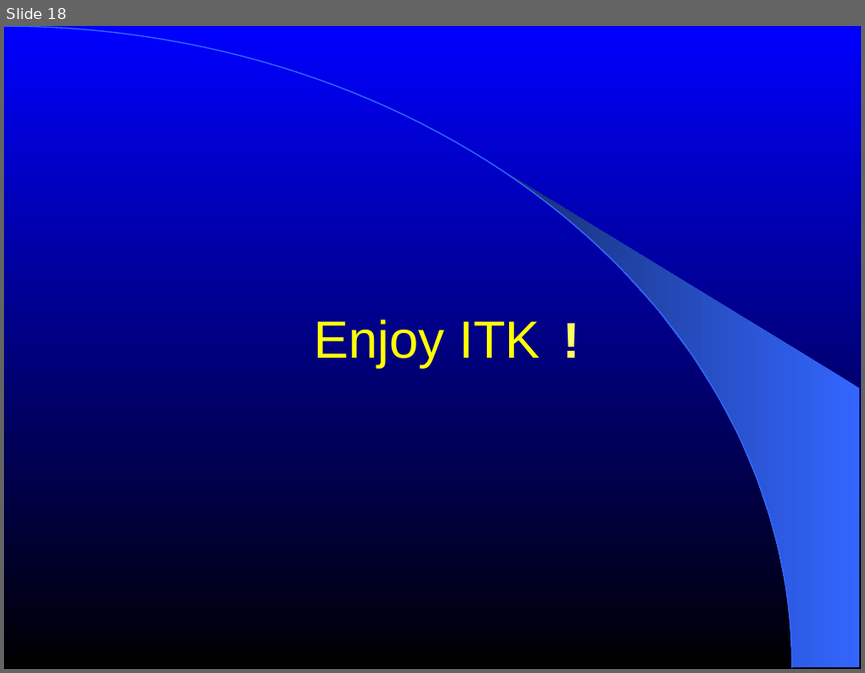
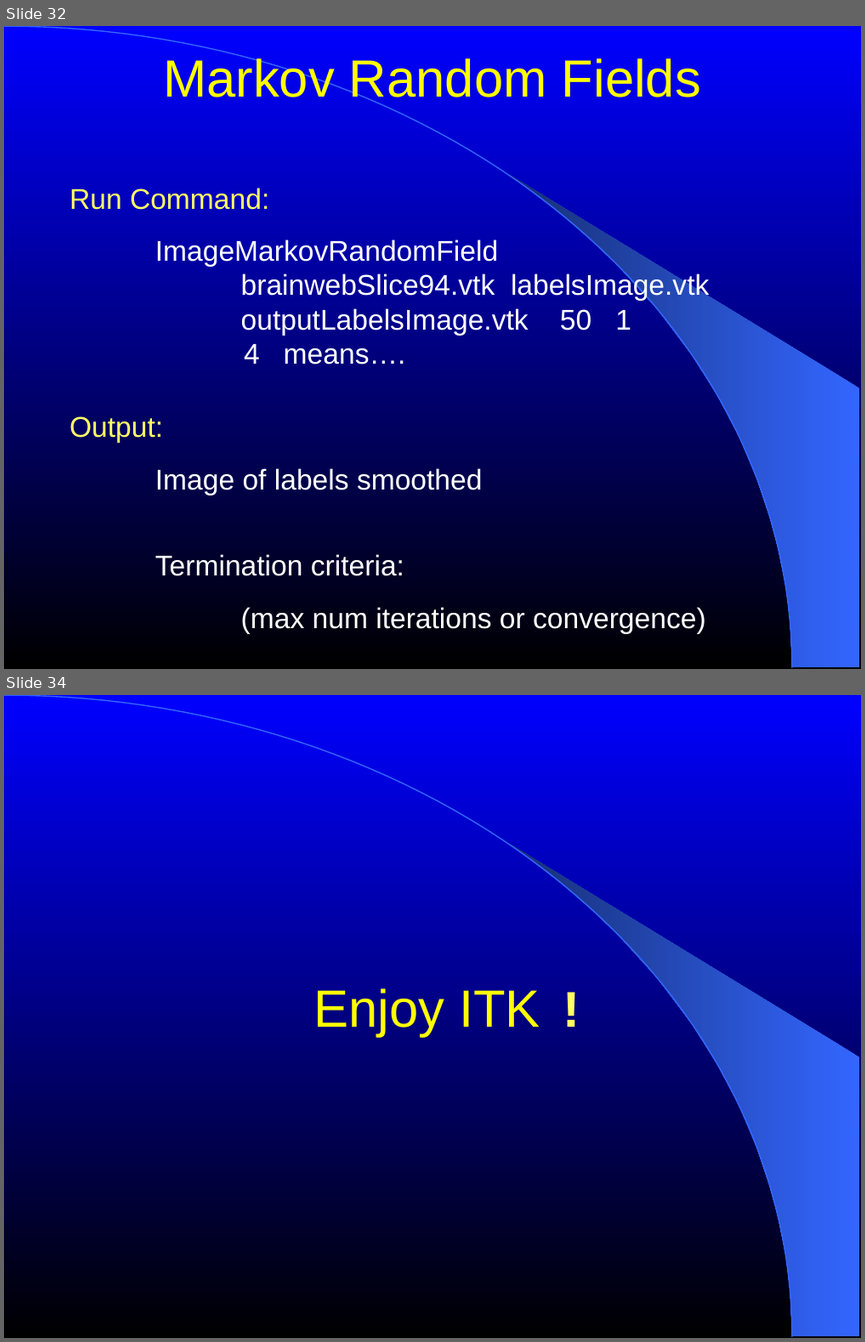
Before and after one commit to NA-MIC/NAMICSandBox, a slide deck: ITKAdvancedCourse/doc/presentations/Insight-StatisticalClassification.ppt. Shown one above the other, each under a label of ours: slide 18 before the commit, slides 32 and 34 after it; the slides between them are not shown. The pictures are 865x673 and 865x1342 pixels, drawn with LibreOffice and Linux fonts; fonts in the diff are those of the drawing. Boxes give left, top, right and bottom in pixels: in the first picture for what was removed or moved away, otherwise in the second. Text is boxed around its words. In the diff, an @@ line names an element or a change of style, - is before the commit and + after.

Commit message:
ENH: Completed the section on Markov Random Fields.

```diff
--- a/ITKAdvancedCourse/doc/presentations/Insight-StatisticalClassification.ppt
+++ b/ITKAdvancedCourse/doc/presentations/Insight-StatisticalClassification.ppt
@@ slide 32 added at box(4, 26, 861, 669), background gradient #0000FF to #000000; not listed: 2 template elements that a slide beside it also shows @@
@@ title added at box(163, 55, 701, 107), 44 pt, text #FFFF00 @@
+Markov Random Fields
@@ text added at box(69, 188, 709, 364), 24 pt, text #FFFFFF @@
+Run Command:
+ImageMarkovRandomField
+brainwebSlice94.vtk labelsImage.vtk
+outputLabelsImage.vtk 50 1
+4 means….
@@ text added at box(69, 416, 706, 634), 24 pt, text #FFFFFF @@
+Output:
+Image of labels smoothed
+Termination criteria:
+(max num iterations or convergence)
@@ what was slide 18 is now slide 34 @@
```
Also in this commit, not shown: 4 slides changed, 15 other slides added.
